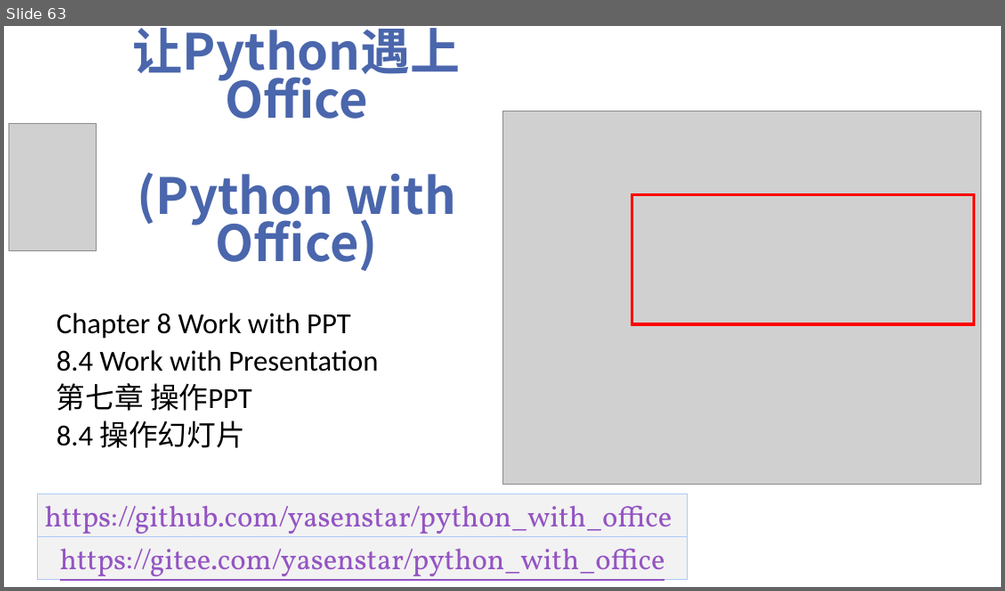
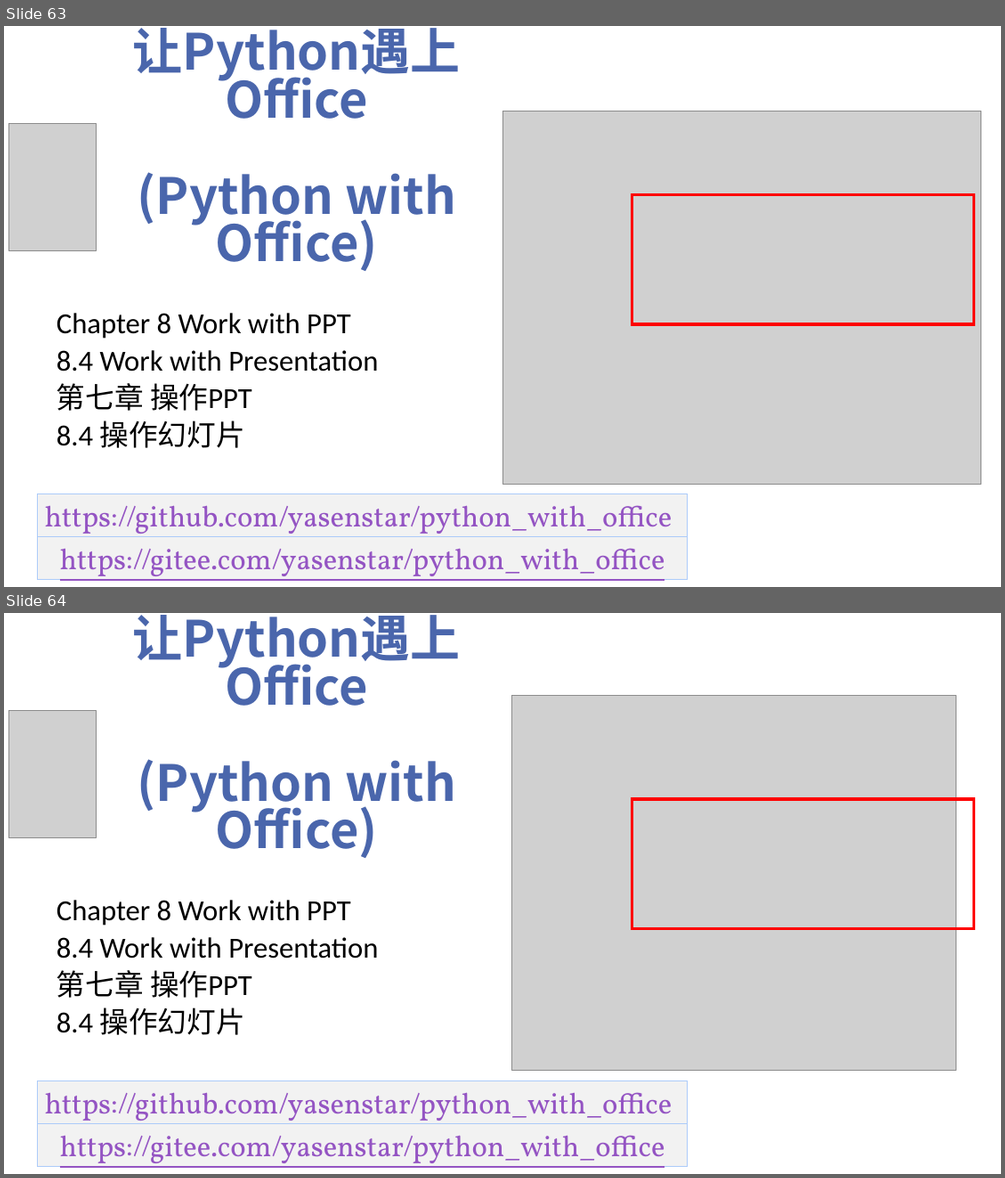
Before and after one commit to yasenstar/python_with_office, a slide deck: Python-with-Office-Video_Covers.pptx. Shown one above the other, each under a label of ours: slide 63 before the commit, slides 63 and 64 after it. The pictures are 1005x591 and 1005x1178 pixels, drawn with LibreOffice and Linux fonts; fonts in the diff are those of the drawing; grey boxes stand for pictures; background and template pictures are left out. Boxes give left, top, right and bottom in pixels: in the first picture for what was removed or moved away, otherwise in the second. Text is boxed around its words. In the diff, an @@ line names an element or a change of style, - is before the commit and + after.

```diff
--- a/Python-with-Office-Video_Covers.pptx
+++ b/Python-with-Office-Video_Covers.pptx
@@ slide 64 added at (4,613,1001,1174), background picture (left out) @@
@@ title added at (133,615,461,858), 48 pt, text #4A66AC, bold @@
+让Python遇上Office
+(Python with Office)
@@ picture added at (8,710,96,837) @@
@@ picture added at (511,695,955,1070) @@
@@ rectangle added at (632,799,974,929), outline #FF0000 3 pt @@
@@ subtitle added at (57,900,378,1035), 28 pt, text #000000 @@
+Chapter 8 Work with PPT
+8.4 Work with Presentation
+第七章 操作PPT
+8.4 操作幻灯片
@@ rectangle added at (37,1081,688,1124), fill #F2F2F2, outline #ACCBF9 0.75 pt, 28 pt, text #9454C3, underline @@
+https://github.com/yasenstar/python_with_office
@@ rectangle added at (37,1124,688,1167), fill #F2F2F2, outline #ACCBF9 0.75 pt, 28 pt, text #9454C3, underline @@
+https://gitee.com/yasenstar/python_with_office
```
Also in this commit, not shown: 9 other files.
